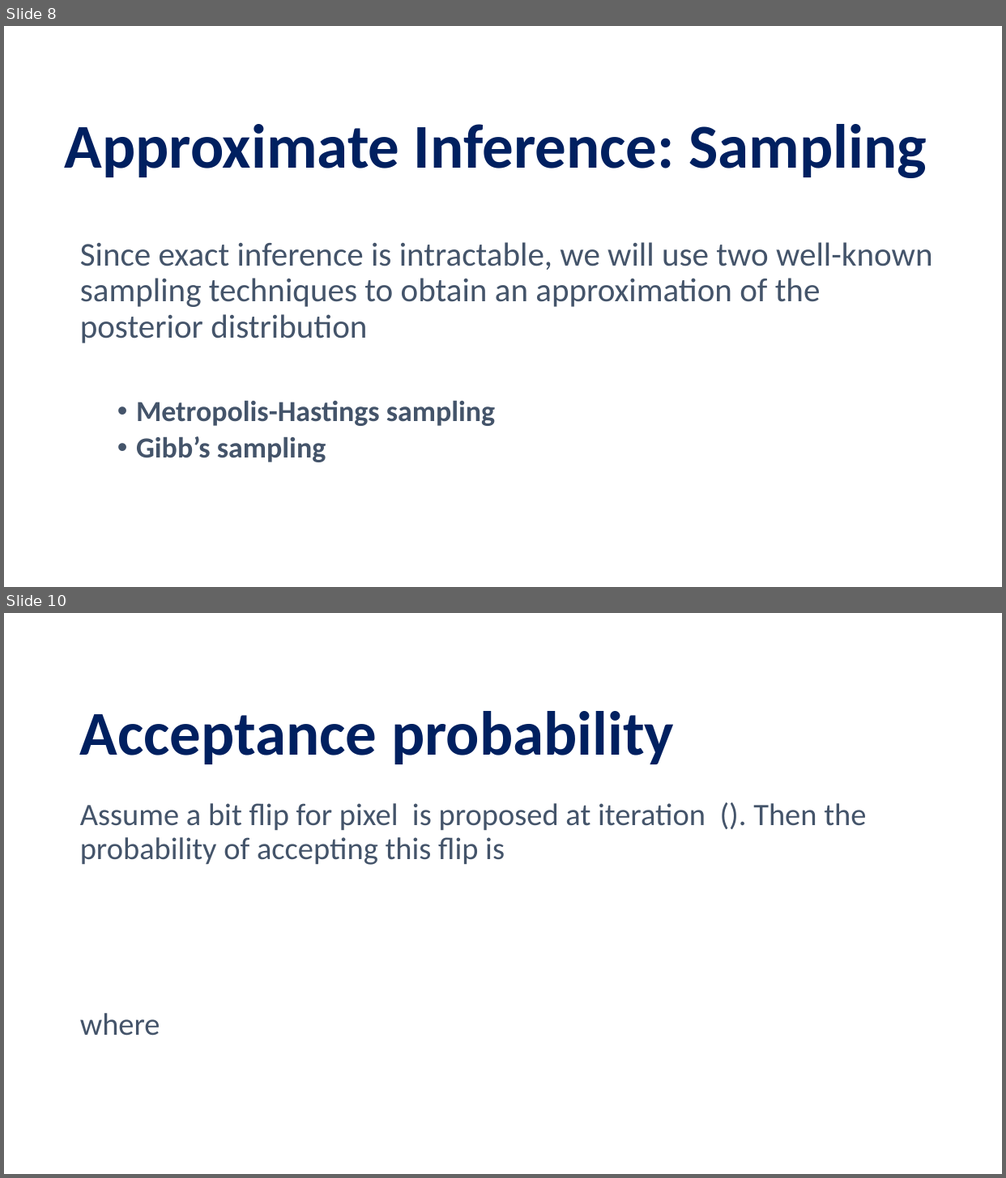
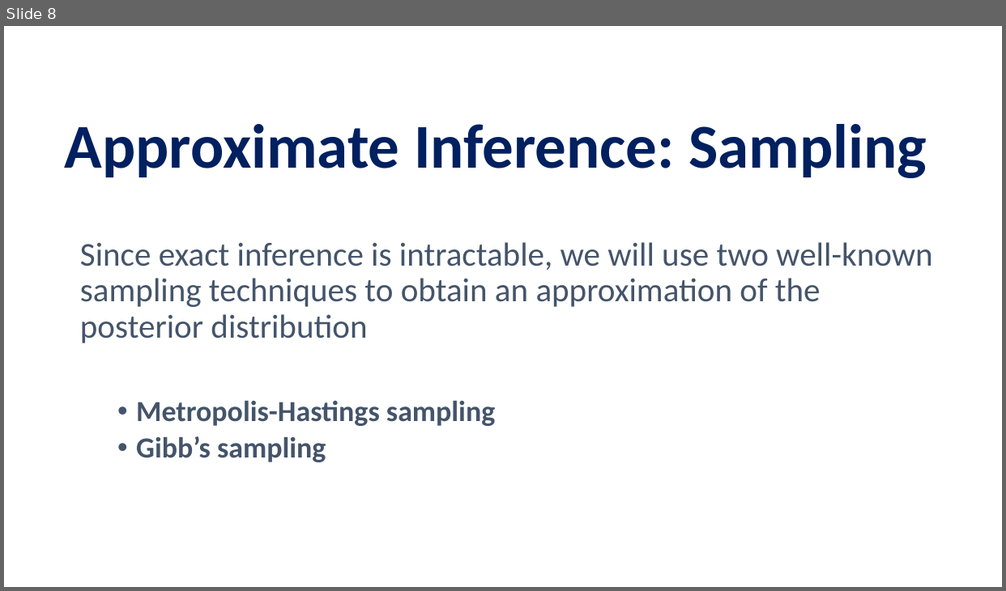
Before and after one commit to pettepiero/Ising-image-denoising, a slide deck: pml.pptm. Shown one above the other, each under a label of ours: slides 8 and 10 before the commit, slide 8 after it; the slides between them are not shown. The pictures are 1006x1178 and 1006x591 pixels, drawn with LibreOffice and Linux fonts; fonts in the diff are those of the drawing. Boxes give left, top, right and bottom in pixels: in the first picture for what was removed or moved away, otherwise in the second. Text is boxed around its words. In the diff, an @@ line names an element or a change of style, - is before the commit and + after.

```diff
--- a/pml.pptm
+++ b/pml.pptm
@@ slide 10 removed at box(4, 613, 1002, 1174), background #FFFFFF @@
@@ title removed at box(80, 711, 674, 764) @@
-Acceptance probability
@@ text removed at box(80, 803, 866, 1036) @@
-Assume a bit flip for pixel is proposed at iteration (). Then the probability of accepting this flip is
-where
```
Also in this commit, not shown: 5 other slides changed, 11 slides added, 14 other slides removed.
